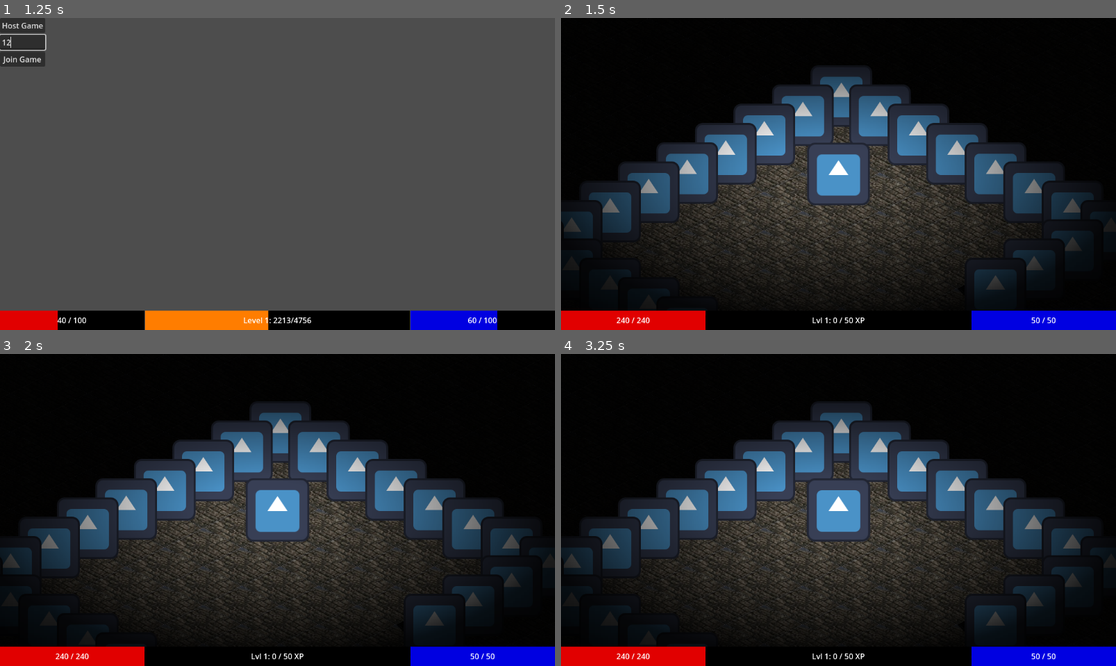
Above: before the commit, frames 1-4 (two rows, left to right).
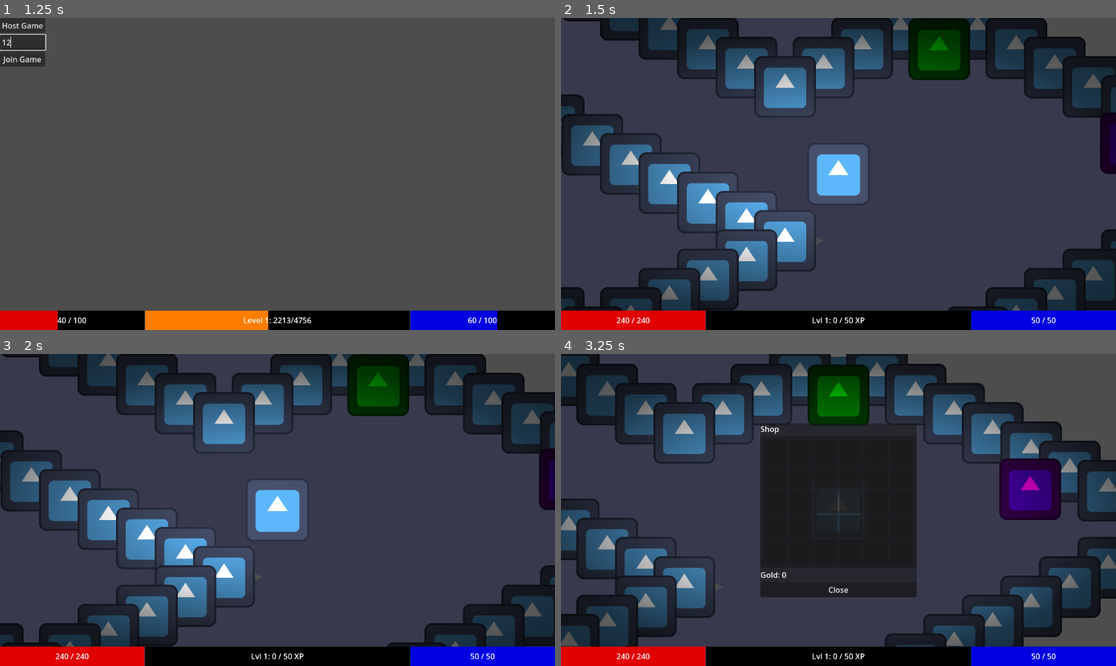
Above: after the commit, the same moments.

Repository: PietPadda/Godot_2D_ARPG
Game: Godot game, scene res://scenes/world/world.tscn
Two runs of this game, one before a commit and one after it. Both use one fixed random seed, a clock stepped at 60 frames per second and the inputs below. The engine's default icon, where the game draws it, is replaced by a stand-in: a white triangle on a blue panel in a dark square.
Inputs (mouse positions are in pixels of both pictures, inside the frame that each line leads up to):
- Up to frame 1 (1.25 s): click (22, 42) at 0.52 s; type "12" at 0.6 s
- Up to frame 2 (1.5 s): click "Host Game" at 1.25 s
- Up to frame 3 (2 s): no input
- Up to frame 4 (3.25 s): tap Enter at 2 s; move the mouse to (960, 494) at 2.02 s; tap I (toggle_character_sheet, bound only before the commit) at 2.1, 3.05 s; click (960, 494) at 2.17 s; move the mouse to (938, 369) at 2.77 s; tap E (interact) at 2.85 s; click (938, 369) at 2.92 s

Frame 1 is identical in both runs. In frame 2, 80% of the frame differs, in the area x 0-100%, y 0-100%; in frame 3, 80%; in frame 4, 78%.

Commit message:
refactor(ui): rename CharacterSheet to PlayerInventory for clarity

Diff:
--- a/data/items/armor/cape.tres
+++ b/data/items/armor/cape.tres
@@ -7,13 +7,13 @@
 [sub_resource type="Resource" id="Resource_44ecn"]
 script = ExtResource("2_y8cgl")
 stat = 3
-value = 10.0
+value = 20.0
 metadata/_custom_type_script = "uid://cw6u7dqyn8n7w"
 
 [sub_resource type="Resource" id="Resource_qn6wu"]
 script = ExtResource("2_y8cgl")
 stat = 4
-value = 10.0
+value = 20.0
 metadata/_custom_type_script = "uid://cw6u7dqyn8n7w"
 
 [resource]
--- a/data/items/armor/cloak.tres
+++ b/data/items/armor/cloak.tres
@@ -7,13 +7,13 @@
 [sub_resource type="Resource" id="Resource_44ecn"]
 script = ExtResource("2_y74xf")
 stat = 3
-value = 15.0
+value = 30.0
 metadata/_custom_type_script = "uid://cw6u7dqyn8n7w"
 
 [sub_resource type="Resource" id="Resource_qn6wu"]
 script = ExtResource("2_y74xf")
 stat = 4
-value = 15.0
+value = 30.0
 metadata/_custom_type_script = "uid://cw6u7dqyn8n7w"
 
 [resource]
--- a/data/items/armor/leather_armor.tres
+++ b/data/items/armor/leather_armor.tres
@@ -7,13 +7,13 @@
 [sub_resource type="Resource" id="Resource_44ecn"]
 script = ExtResource("2_m2tec")
 stat = 3
-value = 30.0
+value = 60.0
 metadata/_custom_type_script = "uid://cw6u7dqyn8n7w"
 
 [sub_resource type="Resource" id="Resource_qn6wu"]
 script = ExtResource("2_m2tec")
 stat = 4
-value = 30.0
+value = 60.0
 metadata/_custom_type_script = "uid://cw6u7dqyn8n7w"
 
 [resource]
--- a/data/items/armor/quilted_armor.tres
+++ b/data/items/armor/quilted_armor.tres
@@ -7,13 +7,13 @@
 [sub_resource type="Resource" id="Resource_44ecn"]
 script = ExtResource("2_uxfpl")
 stat = 3
-value = 25.0
+value = 50.0
 metadata/_custom_type_script = "uid://cw6u7dqyn8n7w"
 
 [sub_resource type="Resource" id="Resource_qn6wu"]
 script = ExtResource("2_uxfpl")
 stat = 4
-value = 25.0
+value = 50.0
 metadata/_custom_type_script = "uid://cw6u7dqyn8n7w"
 
 [resource]
--- a/data/items/armor/rags.tres
+++ b/data/items/armor/rags.tres
@@ -7,13 +7,13 @@
 [sub_resource type="Resource" id="Resource_44ecn"]
 script = ExtResource("2_qe101")
 stat = 3
-value = 5.0
+value = 10.0
 metadata/_custom_type_script = "uid://cw6u7dqyn8n7w"
 
 [sub_resource type="Resource" id="Resource_qn6wu"]
 script = ExtResource("2_qe101")
 stat = 4
-value = 5.0
+value = 10.0
 metadata/_custom_type_script = "uid://cw6u7dqyn8n7w"
 
 [resource]
--- a/data/items/armor/robe.tres
+++ b/data/items/armor/robe.tres
@@ -7,13 +7,13 @@
 [sub_resource type="Resource" id="Resource_44ecn"]
 script = ExtResource("2_8h4jk")
 stat = 3
-value = 20.0
+value = 40.0
 metadata/_custom_type_script = "uid://cw6u7dqyn8n7w"
 
 [sub_resource type="Resource" id="Resource_qn6wu"]
 script = ExtResource("2_8h4jk")
 stat = 4
-value = 20.0
+value = 40.0
 metadata/_custom_type_script = "uid://cw6u7dqyn8n7w"
 
 [resource]
--- a/project.godot
+++ b/project.godot
@@ -66,7 +66,7 @@
 "events": [Object(InputEventKey,"resource_local_to_scene":false,"resource_name":"","device":-1,"window_id":0,"alt_press …(195 unchanged characters)…
 ]
 }
-toggle_character_sheet={
+toggle_inventory={
 "deadzone": 0.2,
 "events": [Object(InputEventKey,"resource_local_to_scene":false,"resource_name":"","device":-1,"window_id":0,"alt_press …(192 unchanged characters)…
 ]
--- a/scenes/ui/HUD.tscn
+++ b/scenes/ui/HUD.tscn
@@ -1,7 +1,7 @@
 [gd_scene load_steps=9 format=3 uid="uid://mhkp0k8x04dx"]
 
 [ext_resource type="Script" uid="uid://dhvhugt6bxkun" path="res://scripts/ui/hud.gd" id="1_kw0id"]
-[ext_resource type="PackedScene" uid="uid://mgpdom0bxt1y" path="res://scenes/ui/character_sheet.tscn" id="3_6ll6g"]
+[ext_resource type="PackedScene" uid="uid://mgpdom0bxt1y" path="res://scenes/ui/player_inventory.tscn" id="3_6ll6g"]
 [ext_resource type="PackedScene" uid="uid://beblgbp3jcefu" path="res://scenes/ui/shop_panel.tscn" id="3_ig75s"]
 
 [sub_resource type="StyleBoxFlat" id="StyleBoxFlat_atyv1"]
@@ -102,7 +102,7 @@
 horizontal_alignment = 1
 vertical_alignment = 1
 
-[node name="CharacterSheet" parent="." instance=ExtResource("3_6ll6g")]
+[node name="PlayerInventory" parent="." instance=ExtResource("3_6ll6g")]
 visible = false
 
 [node name="ShopPanel" parent="." instance=ExtResource("3_ig75s")]
--- a/scenes/ui/character_sheet.tscn
+++ b/scenes/ui/player_inventory.tscn
@@ -1,10 +1,10 @@
 [gd_scene load_steps=4 format=3 uid="uid://mgpdom0bxt1y"]
 
-[ext_resource type="Script" uid="uid://dtjds5xuru1x6" path="res://scripts/ui/character_sheet.gd" id="1_84elj"]
+[ext_resource type="Script" uid="uid://dtjds5xuru1x6" path="res://scripts/ui/player_inventory.gd" id="1_84elj"]
 [ext_resource type="PackedScene" uid="uid://c2w13g6qp7nis" path="res://scenes/ui/equipment_slot.tscn" id="1_pylm2"]
 [ext_resource type="PackedScene" uid="uid://i8r3dhcqw1wa" path="res://scenes/ui/inventory_panel.tscn" id="2_ielsr"]
 
-[node name="CharacterSheet" type="PanelContainer"]
+[node name="PlayerInventory" type="PanelContainer"]
 anchors_preset = 1
 anchor_left = 1.0
 anchor_right = 1.0
--- a/scripts/player/player.gd
+++ b/scripts/player/player.gd
@@ -120,8 +120,8 @@
 	# Tell the UI to update.
 	stats_component.refresh_stats()
 	var hud = get_tree().get_first_node_in_group("hud")
-	if hud and hud.character_sheet:
-		hud.character_sheet.redraw()
+	if hud and hud.player_inventory:
+		hud.player_inventory.redraw()
 
 # This is our new, reusable function that does the actual work.
 func _apply_data_dictionary(data: Dictionary):
@@ -168,8 +168,8 @@
 	# Finally, tell the UI to update with all the new data.
 	stats_component.refresh_stats()
 	var hud = get_tree().get_first_node_in_group("hud")
-	if hud and is_instance_valid(hud.character_sheet):
-		hud.character_sheet.redraw()
+	if hud and is_instance_valid(hud.player_inventory):
+		hud.player_inventory.redraw()
 
 # -- Signal Handlers --
 # Called by this player's own StatsComponent when its health reaches zero.
--- a/scripts/ui/hud.gd
+++ b/scripts/ui/hud.gd
@@ -11,7 +11,7 @@
 @onready var mana_label: Label = $PlayerManaBar/ManaLabel # child of manabar
 @onready var xp_bar: ProgressBar = $PlayerXpBar
 @onready var xp_label: Label = $PlayerXpBar/XpLabel # child of xpbar
-@onready var character_sheet: PanelContainer = $CharacterSheet
+@onready var player_inventory: PanelContainer = $PlayerInventory
 @onready var shop_panel: PanelContainer = $ShopPanel
 
 var _is_player_in_shop_range := false
@@ -23,12 +23,12 @@
 	EventBus.player_exited_shop_range.connect(func(): _is_player_in_shop_range = false)
 
 func _unhandled_input(_event: InputEvent) -> void:
-	# Toggle the character sheet panel's visibility
-	if Input.is_action_just_pressed("toggle_character_sheet"): # "C"
-		character_sheet.visible = not character_sheet.visible
-		# Redraw the sheet every time it's opened to ensure it's up to date.
-		if character_sheet.visible:
-			character_sheet.redraw() # redraw it
+	# Toggle player inventory panel's visibility
+	if Input.is_action_just_pressed("toggle_inventory"): # "I"
+		player_inventory.visible = !player_inventory.visible
+		# Redraw the inventory every time it's opened to ensure it's up to date.
+		if player_inventory.visible:
+			player_inventory.redraw() # redraw it
 
 	# E to interact with shop npc
 	if _is_player_in_shop_range and Input.is_action_just_pressed("interact"):
@@ -76,13 +76,13 @@
 
 # This new function runs ONLY when the local_player_spawned signal is received.
 func _on_local_player_spawned(player: Node) -> void:
-	 # Ensure UI panels are hidden on spawn
-	character_sheet.hide()
+		# Ensure UI panels are hidden on spawn
+	player_inventory.hide()
 	shop_panel.hide()
 
-	# Now that we have a guaranteed reference to the player, we connect to their stats.
+		# Now that we have a guaranteed reference to the player, we connect to their stats.
 	var player_stats = player.get_node("StatsComponent")
-	var player_inventory = player.get_node("InventoryComponent")
+	var inventory_component = player.get_node("InventoryComponent")
 	var player_equipment: EquipmentComponent = player.get_node("EquipmentComponent")
 
 	# Connect our UI update function to the player's signal.
@@ -96,5 +96,5 @@
 	on_player_xp_changed(player_stats.stats_data.level, player_stats.stats_data.current_xp, player_stats.stats_data.xp_to_next_level)
 
 	# Initialize both panels with the player's components.
-	character_sheet.initialize(player_inventory, player_equipment, player_stats)
-	shop_panel.initialize(player_inventory, player_stats)
+	player_inventory.initialize(inventory_component, player_equipment, player_stats)
+	shop_panel.initialize(inventory_component, player_stats)
--- a/scripts/ui/main_menu.gd
+++ b/scripts/ui/main_menu.gd
@@ -17,7 +17,7 @@
 
 	# Instead of destructively changing the scene, we ask our SceneManager to handle it.
 	# This keeps our persistent World node alive.
-	Scene.transition_to_scene("res://scenes/levels/main.tscn")
+	Scene.transition_to_scene("res://scenes/levels/town.tscn")
 
 	# The main menu's job is done, so we can safely remove it.
 	self.queue_free()
--- a/scripts/ui/character_sheet.gd
+++ b/scripts/ui/player_inventory.gd
@@ -1,4 +1,4 @@
-# character_sheet.gd
+# scripts/ui/player_inventory.gd
 extends PanelContainer
 
 # scene nodes
Renamed: scripts/ui/character_sheet.gd.uid -> scripts/ui/player_inventory.gd.uid
